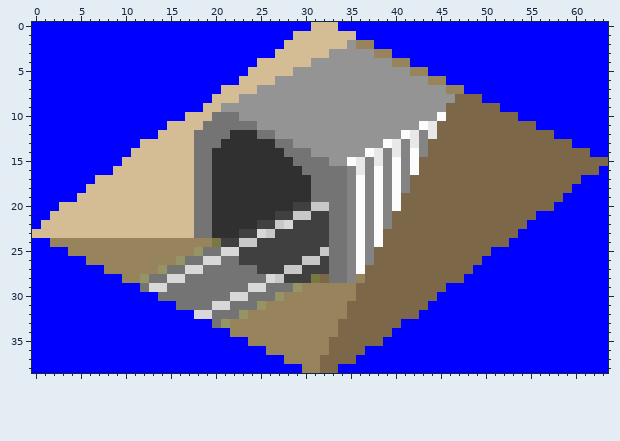
Two versions of one pixel-art sprite, src/sprites/2365.png. This is how it looked before the edit.
The file is 64x39 pixels.
Now the later version:
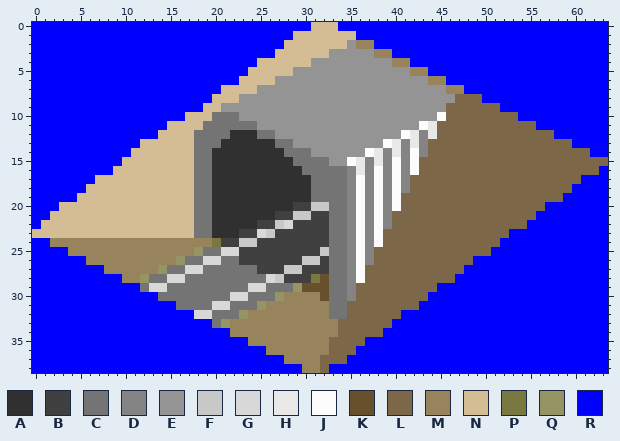
Palette (. is transparent): A #303030  B #404040  C #747474  D #848484  E #949494  F #c8c8c8  G #d8d8d8  H #e8e8e8  J #fcfcfc  K #68502c  L #7c6848  M #98845c  N #d4bc94  P #787840  Q #949464  R #0000ff
The exact change:
Colour M gives way to colour C in rows 29 to 32 at x 33 to 34.
Colour M gives way to colour D in rows 29 to 30 at x 35.
Colour M gives way to colour J in row 28 at x 36.
Colour L gives way to colour K in row 28 at x 32.
Colour M gives way to colour K in row 29 at x 30 to 32; in row 30 at x 32.
Colour L gives way to colour R in row 20 at x 57; in row 23 at x 53; in row 24 at x 52; in row 26 at x 49; in row 27 at x 48; in row 28 at x 47.
Colour L gives way to colour R in row 29 at x 45; in row 30 at x 44; in row 31 at x 43; in row 32 at x 41 to 42; in row 33 at x 40; in row 34 at x 39.
Colour L gives way to colour R in row 35 at x 37 to 38; in row 36 at x 36; in row 37 at x 35; in row 38 at x 33.
